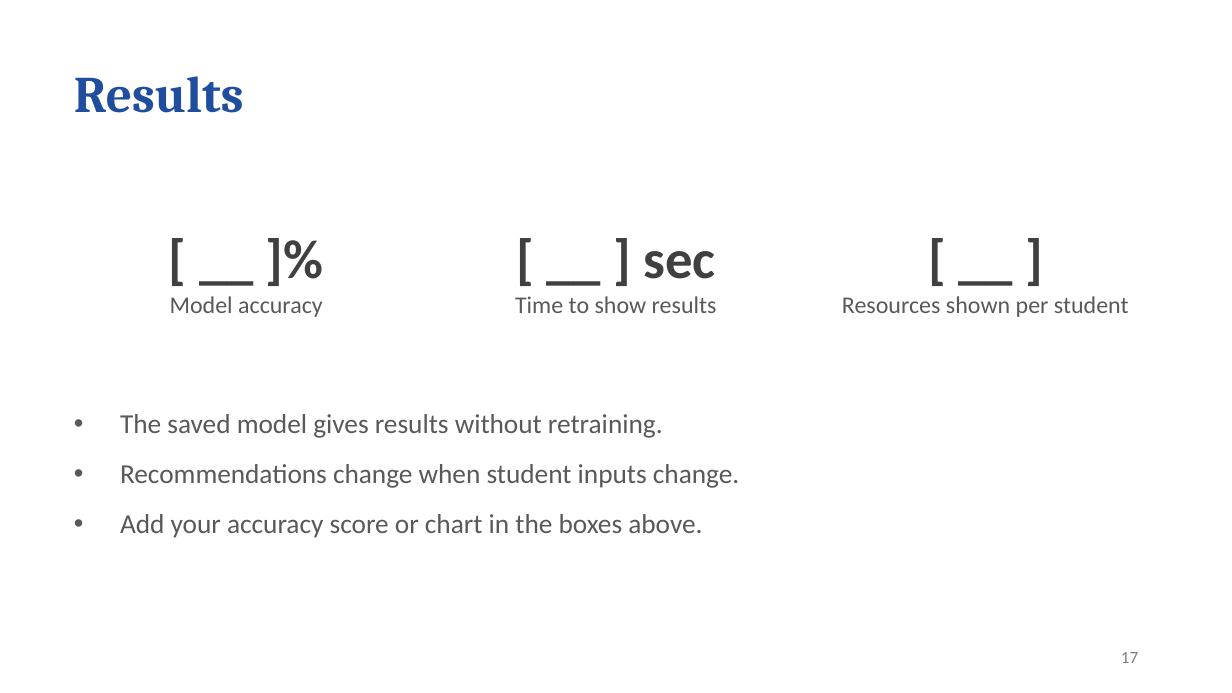
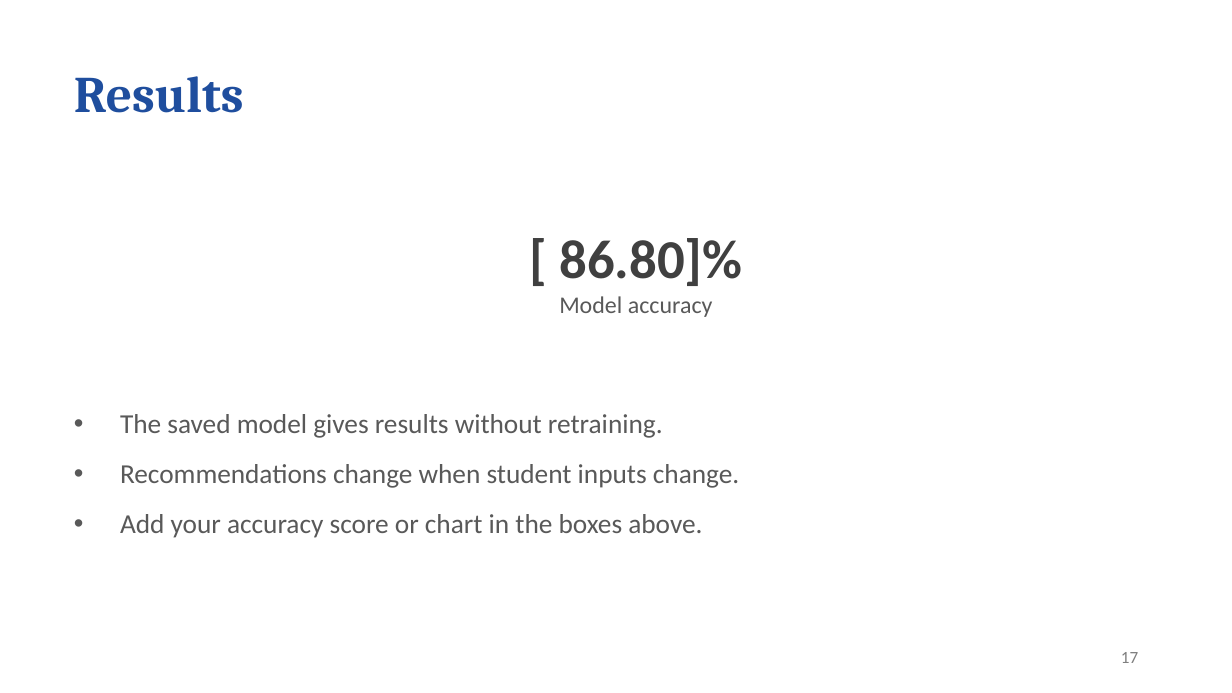
Before and after one commit to karmakarpriyasmita05-commits/Personalized-Learning-Recommendation-System, a slide deck: slide 17 of PPT.pptx. Drawn at 1232x693 pixels with LibreOffice and Linux fonts; fonts in the diff are those of the drawing. Boxes give left, top, right and bottom in pixels: in the first picture for what was removed or moved away, otherwise in the second. Text is boxed around its words. In the diff, an @@ line names an element or a change of style, - is before the commit and + after.

```diff
--- a/PPT.pptx
+++ b/PPT.pptx
@@ text at [559, 238, 742, 286]: text changed @@
-[ __ ]%
+[ 86.80]%
@@ text removed at [515, 251, 717, 313] @@
-[ __ ] sec
-Time to show results
@@ text removed at [842, 296, 1129, 317] @@
-[ __ ]
-Resources shown per student
```
Also in this commit, not shown: 2 other slides changed.
